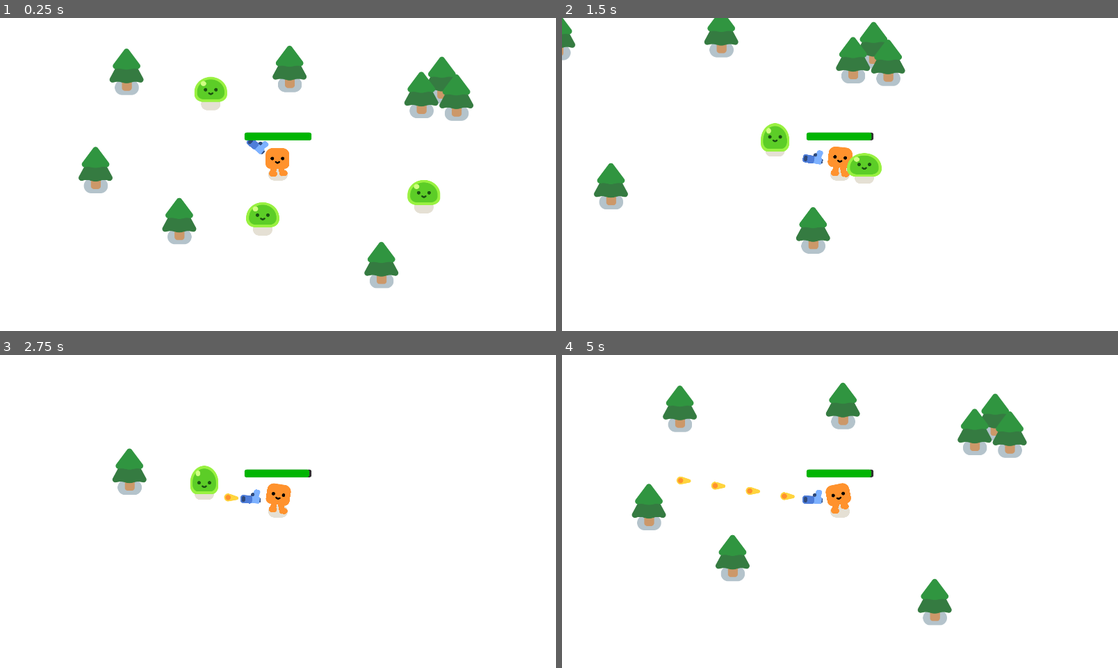
Above: before the commit, frames 1-4 (two rows, left to right).
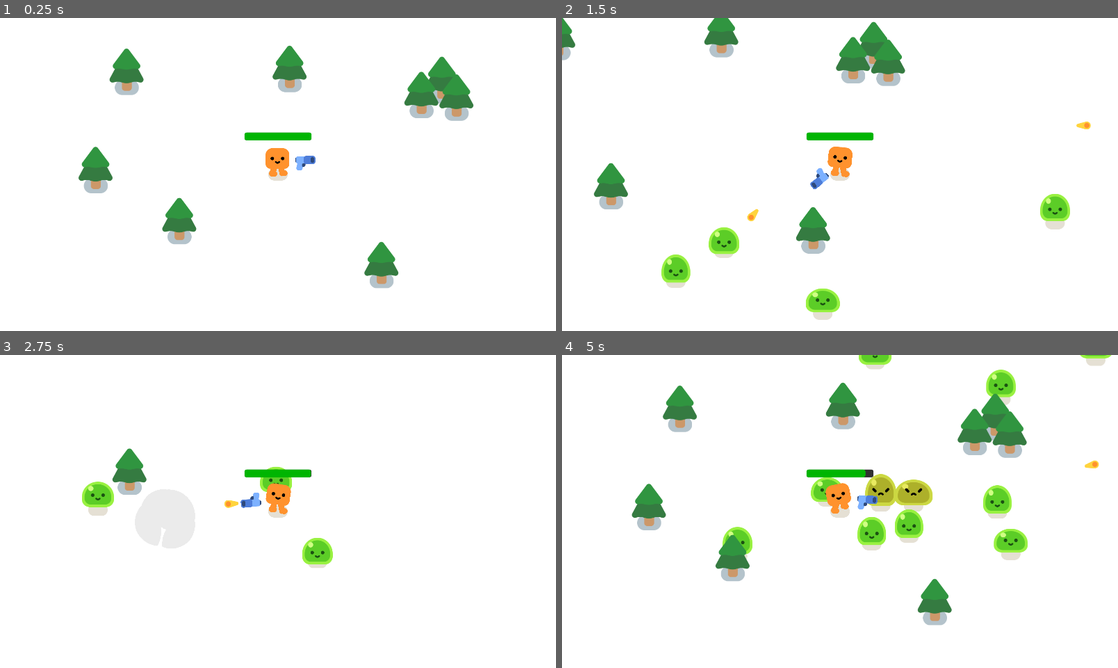
Above: after the commit, the same moments.

Repository: always-hehe-devs/godot-game
Game: Godot game, scene res://survivors_game.tscn
Same seed, same stepped clock (60 frames per second), same inputs: the game is played once before the commit and once after it.
Inputs:
- Up to frame 1 (0.25 s): no input
- Up to frame 2 (1.5 s): hold D (move_right) 0.53-1.28 s; hold S (move_down) from 1.28 s (still down)
- Up to frame 3 (2.75 s): release S (move_down) at 2.03 s; hold D (move_right) from 2.03 s (still down)
- Up to frame 4 (5 s): release D (move_right) at 2.78 s; hold W (move_up) 2.78-3.53 s; hold A (move_left) from 3.53 s (still down)

The runs differ from the first frame. In frame 1, 1.7% of the frame differs, in the area x 34-80%, y 18-70%; in frame 2, 3.1%; in frame 3, 1.8%; in frame 4, 4.5%, in the area x 20-99%, y 0-66%.

Commit message:
Added random mob spawning

Diff:
--- /dev/null
+++ b/survivors_game.gd
@@ -0,0 +1,13 @@
+extends Node2D
+
+
+
+func spawn_mob():
+	var new_mob = preload("res://mob.tscn").instantiate()
+	%PathFollow2D.progress_ratio = randf()
+	new_mob.global_position = %PathFollow2D.global_position
+	add_child(new_mob)
+
+
+func _on_timer_timeout():
+	spawn_mob()
--- a/survivors_game.tscn
+++ b/survivors_game.tscn
@@ -1,11 +1,18 @@
-[gd_scene load_steps=4 format=3 uid="uid://00l6rekgxob"]
+[gd_scene load_steps=5 format=3 uid="uid://00l6rekgxob"]
 
+[ext_resource type="Script" path="res://survivors_game.gd" id="1_5njxu"]
 [ext_resource type="PackedScene" uid="uid://cspbc2dya4cgc" path="res://player.tscn" id="1_28iup"]
 [ext_resource type="PackedScene" uid="uid://ckk5kcox37w48" path="res://pine_tree.tscn" id="2_r60le"]
-[ext_resource type="PackedScene" uid="uid://by1vf2pf3e51r" path="res://mob.tscn" id="3_hoqr6"]
+
+[sub_resource type="Curve2D" id="Curve2D_vcck8"]
+_data = {
+"points": PackedVector2Array(0, 0, 0, 0, -121, -195, 0, 0, 0, 0, 2076, -198, 0, 0, 0, 0, 2076, 1228, 0, 0, 0, 0, -130, 1228, 0, 0, 0, 0, -119, -195)
+}
+point_count = 5
 
 [node name="Game" type="Node2D"]
 y_sort_enabled = true
+script = ExtResource("1_5njxu")
 
 [node name="CanvasLayer" type="CanvasLayer" parent="."]
 layer = -30
@@ -16,6 +23,15 @@
 
 [node name="Player" parent="." instance=ExtResource("1_28iup")]
 position = Vector2(937, 543)
+
+[node name="Path2D" type="Path2D" parent="Player"]
+position = Vector2(-937, -543)
+curve = SubResource("Curve2D_vcck8")
+
+[node name="PathFollow2D" type="PathFollow2D" parent="Player/Path2D"]
+unique_name_in_owner = true
+position = Vector2(-121, -195)
+rotation = -0.0013655
 
 [node name="PineTree" parent="." instance=ExtResource("2_r60le")]
 position = Vector2(415, 243)
@@ -41,11 +57,8 @@
 [node name="PineTree8" parent="." instance=ExtResource("2_r60le")]
 position = Vector2(597, 758)
 
-[node name="Mob" parent="." instance=ExtResource("3_hoqr6")]
-position = Vector2(653, 246)
+[node name="Timer" type="Timer" parent="."]
+wait_time = 0.3
+autostart = true
 
-[node name="Mob2" parent="." instance=ExtResource("3_hoqr6")]
-position = Vector2(864, 805)
-
-[node name="Mob3" parent="." instance=ExtResource("3_hoqr6")]
-position = Vector2(1514, 672)
+[connection signal="timeout" from="Timer" to="." method="_on_timer_timeout"]
